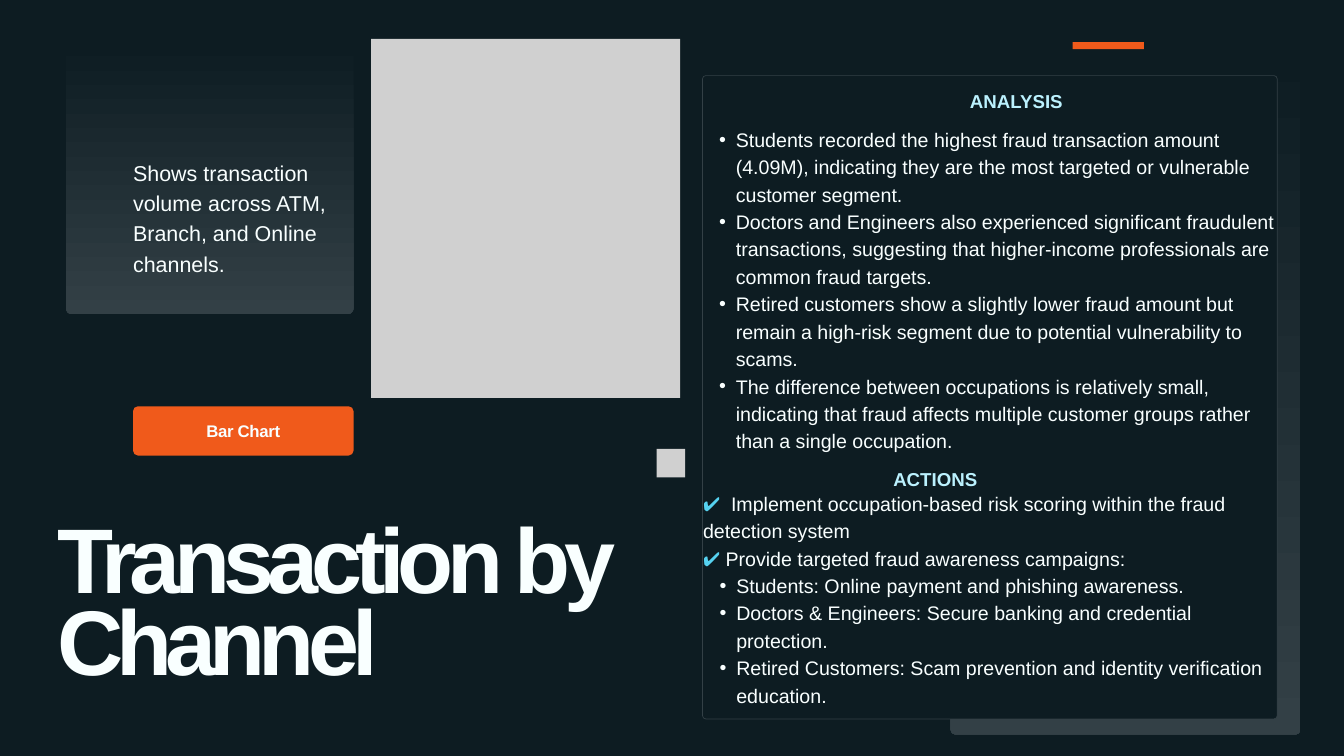
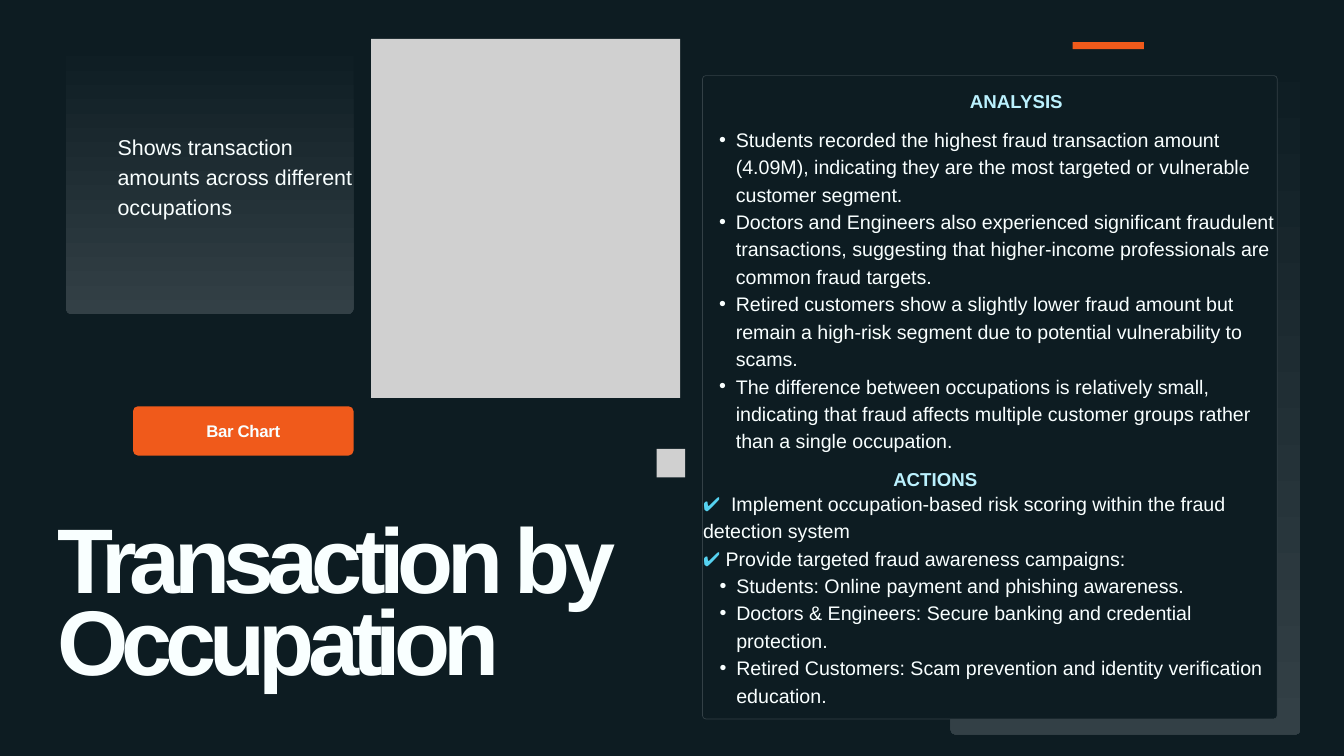
Before and after one commit to rittika9/rittika_anudip, a slide deck: slide 15 of Project/Sprint_1/BankingFraudTransactions Analytics.pptx. Drawn at 1344x756 pixels with LibreOffice and Linux fonts; fonts in the diff are those of the drawing; grey boxes stand for pictures. Boxes give left, top, right and bottom in pixels: in the first picture for what was removed or moved away, otherwise in the second. Text is boxed around its words. In the diff, an @@ line names an element or a change of style, - is before the commit and + after.

```diff
--- a/Project/Sprint_1/BankingFraudTransactions Analytics.pptx
+++ b/Project/Sprint_1/BankingFraudTransactions Analytics.pptx
@@ text at (118, 139, 352, 220): text changed @@
-Shows transaction volume across ATM, Branch, and Online channels.
+Shows transaction amounts across different occupations
@@ text at (57, 526, 615, 692): text changed @@
-Transaction by Channel
+Transaction by Occupation
```
Also in this commit, not shown: 7 other slides changed.
